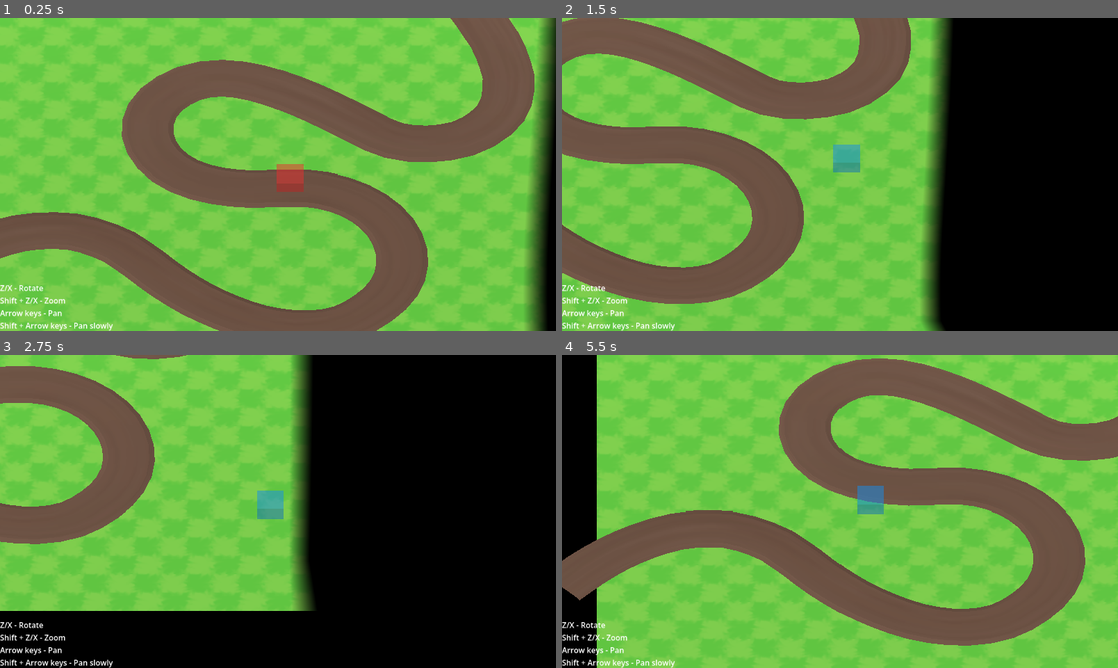
Above: before the commit, frames 1-4 (two rows, left to right).
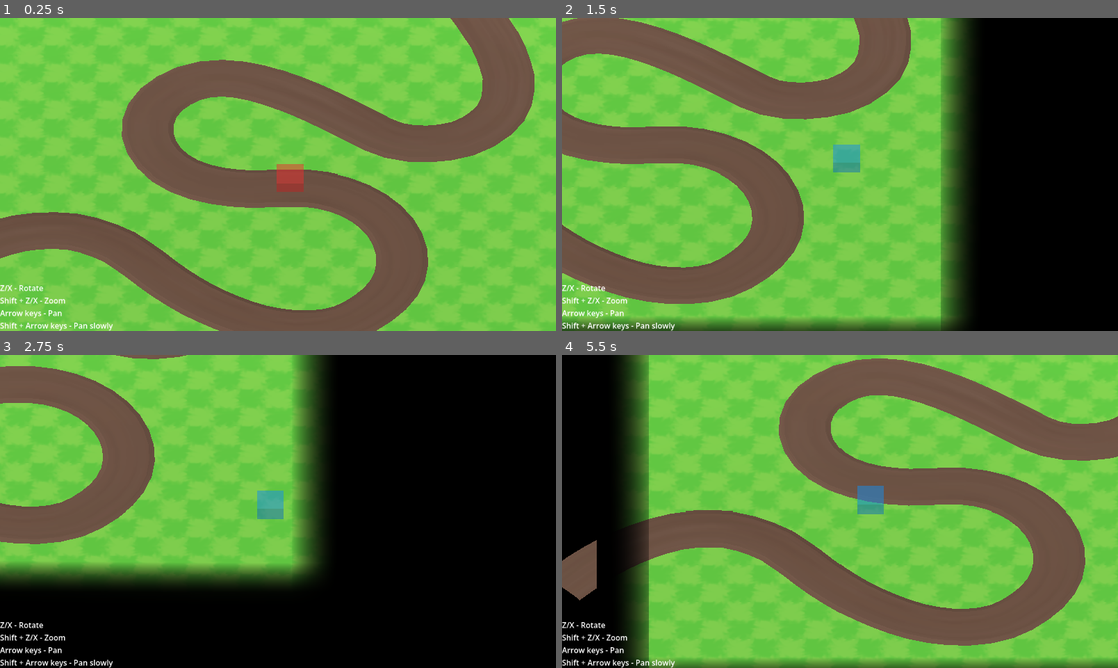
Above: after the commit, the same moments.

Repository: dairycultist/furry-roguelike-platformer
Game: Godot game, scene res://scene.tscn
The game is run twice, just before and just after one commit, with the same random seed, the same clock (stepped at 60 frames per second) and the same inputs.
Inputs:
- Up to frame 1 (0.25 s): no input
- Up to frame 2 (1.5 s): tap Enter at 0.5 s; hold Right (pan_right) 0.53-1.28 s; tap X (camalt_negative) at 0.6 s; hold Down (pan_down) from 1.28 s (still down); tap Z (camalt_positive) at 1.35 s
- Up to frame 3 (2.75 s): release Down (pan_down) at 2.03 s; hold Right (pan_right) from 2.03 s (still down); hold Shift (modify_action) from 2.03 s (still down)
- Up to frame 4 (5.5 s): release Right (pan_right) at 2.78 s; release Shift (modify_action) at 2.78 s; hold Up (pan_up) 2.78-3.53 s; tap Space (use_tool) at 2.85 s; hold Left (pan_left) 3.53-5.03 s; tap X (camalt_negative) at 3.6 s; tap Z (camalt_positive) at 4.35 s; hold Down (pan_down) from 5.03 s (still down); hold Shift (modify_action) from 5.03 s (still down)

The runs differ from the first frame. In frame 1, 4.4% of the frame differs, in the area x 94-100%, y 0-100%; in frame 2, 10%; in frame 3, 12%, in the area x 0-59%, y 0-82%; in frame 4, 12%.

Commit message:
Fade set up

Diff:
--- a/fade.gdshader
+++ b/fade.gdshader
@@ -3,7 +3,8 @@
 
 uniform sampler2D depth_texture : hint_depth_texture, filter_nearest;
 
-uniform float density_multiplier : hint_range(0.0, 10.0) = 1.0;
+uniform float x_len : hint_range(0.0, 10.0) = 1.0;
+uniform float exponent : hint_range(0.0, 10.0) = 1.0;
 
 varying vec3 pos_object;
 varying vec3 cam_pos_object;
@@ -35,5 +36,5 @@
 	vec3 position = pos_object + cam_dir_object * offset_into_fragment;
 
     ALBEDO = vec3(0., 0., 0.);
-	ALPHA = clamp(position.x * density_multiplier, 0., 1.);
+	ALPHA = pow(smoothstep(-x_len / 2., x_len / 2., position.x), exponent);
 }
--- a/scene.tscn
+++ b/scene.tscn
@@ -43,12 +43,13 @@
 albedo_texture = ExtResource("4_u3cyc")
 
 [sub_resource type="BoxMesh" id="BoxMesh_x0ryr"]
-size = Vector3(4.805, 3.2172852, 26)
+size = Vector3(2, 1, 26)
 
 [sub_resource type="ShaderMaterial" id="ShaderMaterial_oirwl"]
 render_priority = 0
 shader = ExtResource("6_y2354")
-shader_parameter/density_multiplier = 1.0000000475
+shader_parameter/x_len = 2.000000095
+shader_parameter/exponent = 0.50000002375
 
 [node name="Root" type="Node3D" unique_id=1235117097]
 
@@ -101,7 +102,22 @@
 mesh = ExtResource("4_m7jmp")
 surface_material_override/0 = SubResource("StandardMaterial3D_y2354")
 
-[node name="MeshInstance3D" type="MeshInstance3D" parent="." unique_id=655949727]
-transform = Transform3D(1, 0, 0, 0, 1, 0, 0, 0, 1, 11, 1.1086426, 0)
+[node name="Fade1" type="MeshInstance3D" parent="." unique_id=655949727]
+transform = Transform3D(1, 0, 0, 0, 1, 0, 0, 0, 1, 12, 0.5, 0)
 mesh = SubResource("BoxMesh_x0ryr")
 surface_material_override/0 = SubResource("ShaderMaterial_oirwl")
+
+[node name="Fade2" type="MeshInstance3D" parent="." unique_id=2121137371]
+transform = Transform3D(-4.371139e-08, 0, -1, 0, 1, 0, 1, 0, -4.371139e-08, 0, 0.5, 12)
+mesh = SubResource("BoxMesh_x0ryr")
+surface_material_override/0 = SubResource("ShaderMaterial_oirwl")
+
+[node name="Fade3" type="MeshInstance3D" parent="." unique_id=950822030]
+transform = Transform3D(-1, 0, -8.742278e-08, 0, 1, 0, 8.742278e-08, 0, -1, -12, 0.5, 0)
+mesh = SubResource("BoxMesh_x0ryr")
+surface_material_override/0 = SubResource("ShaderMaterial_oirwl")
+
+[node name="Fade4" type="MeshInstance3D" parent="." unique_id=655652532]
+transform = Transform3D(1.1924881e-08, 0, 1, 0, 1, 0, -1, 0, 1.1924881e-08, 0, 0.5, -12)
+mesh = SubResource("BoxMesh_x0ryr")
+surface_material_override/0 = SubResource("ShaderMaterial_oirwl")
